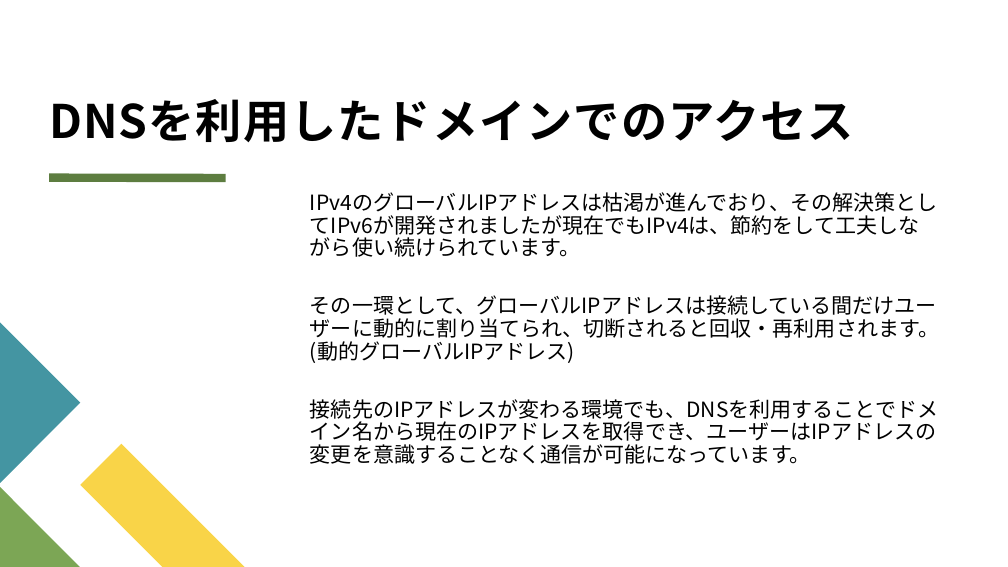
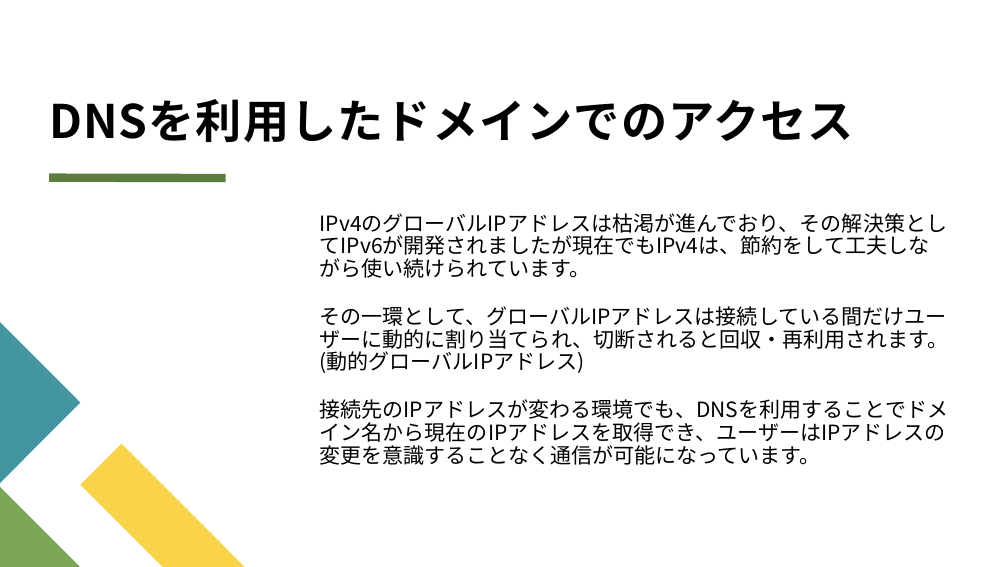
Before and after one commit to kurebayashi-shota/network-study, a slide deck: slide 74 of ネットワーク基礎勉強会資料.pptx. Drawn at 1008x567 pixels with LibreOffice and Linux fonts; fonts in the diff are those of the drawing. Boxes give left, top, right and bottom in pixels: in the first picture for what was removed or moved away, otherwise in the second. Text is boxed around its words. In the diff, an @@ line names an element or a change of style, - is before the commit and + after.

```diff
--- a/ネットワーク基礎勉強会資料.pptx
+++ b/ネットワーク基礎勉強会資料.pptx
@@ text "IPv4のグローバルIPアドレスは枯渇が進んでおり、その解決策としてIPv6が開発されましたが現在でもIPv4は、節約を ...": place and size @@
-text "IPv4のグローバルIPアドレスは枯渇が進んでおり、その解決策としてIPv6が開発されましたが現在でもIPv4は、節約を ..." at (310, 192, 939, 464)
+text "IPv4のグローバルIPアドレスは枯渇が進んでおり、その解決策としてIPv6が開発されましたが現在でもIPv4は、節約を ..." at (320, 213, 949, 465)
@@ text "IPv4のグローバルIPアドレスは枯渇が進んでおり、その解決策としてIPv6が開発されましたが現在でもIPv4は、節約を ..." at (320, 213, 949, 465): more space between paragraphs @@
```
Also in this commit, not shown: 190 other slides changed, 1 other file.
